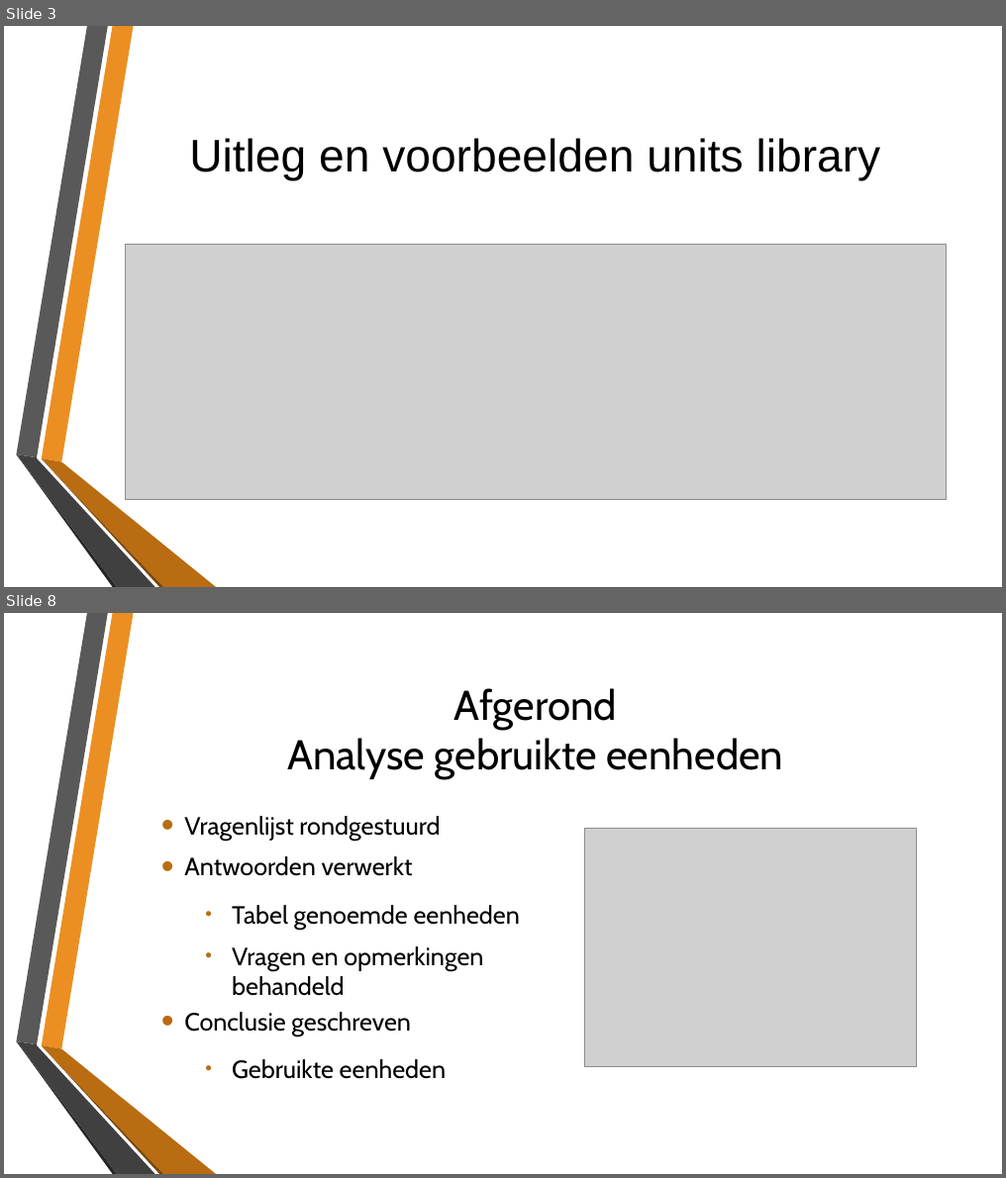
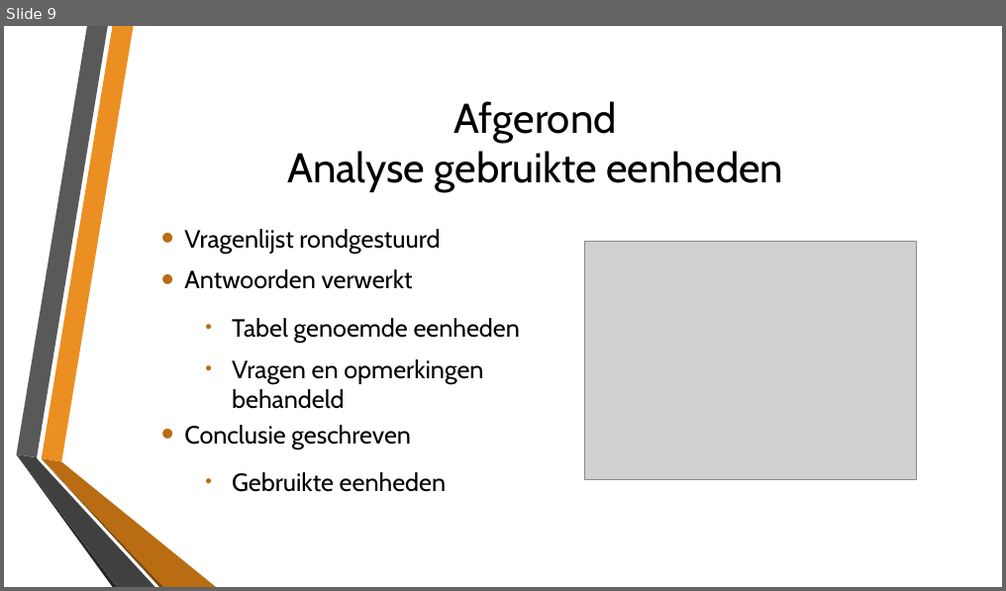
Before and after one commit to LarsSchool/school_repo, a slide deck: Stage Inspiro/Stagedocumenten/Eindpresentatie.pptx. Shown one above the other, each under a label of ours: slides 3 and 8 before the commit, slide 9 after it; the slides between them are not shown. The pictures are 1006x1178 and 1006x591 pixels, drawn with LibreOffice and Linux fonts; fonts in the diff are those of the drawing; grey boxes stand for pictures; background and template pictures are left out. Boxes give left, top, right and bottom in pixels: in the first picture for what was removed or moved away, otherwise in the second. Text is boxed around its words. In the diff, an @@ line names an element or a change of style, - is before the commit and + after.

```diff
--- a/Stage Inspiro/Stagedocumenten/Eindpresentatie.pptx
+++ b/Stage Inspiro/Stagedocumenten/Eindpresentatie.pptx
@@ slide 3 removed at <box>4,26,1002,587</box>, background picture (left out); not listed: 6 template elements that a slide beside it also shows @@
@@ title removed at <box>189,138,881,181</box> @@
-Uitleg en voorbeelden units library
@@ picture removed at <box>126,245,945,500</box> @@
@@ what was slide 8 is now slide 9 @@
```
Also in this commit, not shown: 12 slides changed, 4 slides added, 2 other slides removed, 4 other files.
